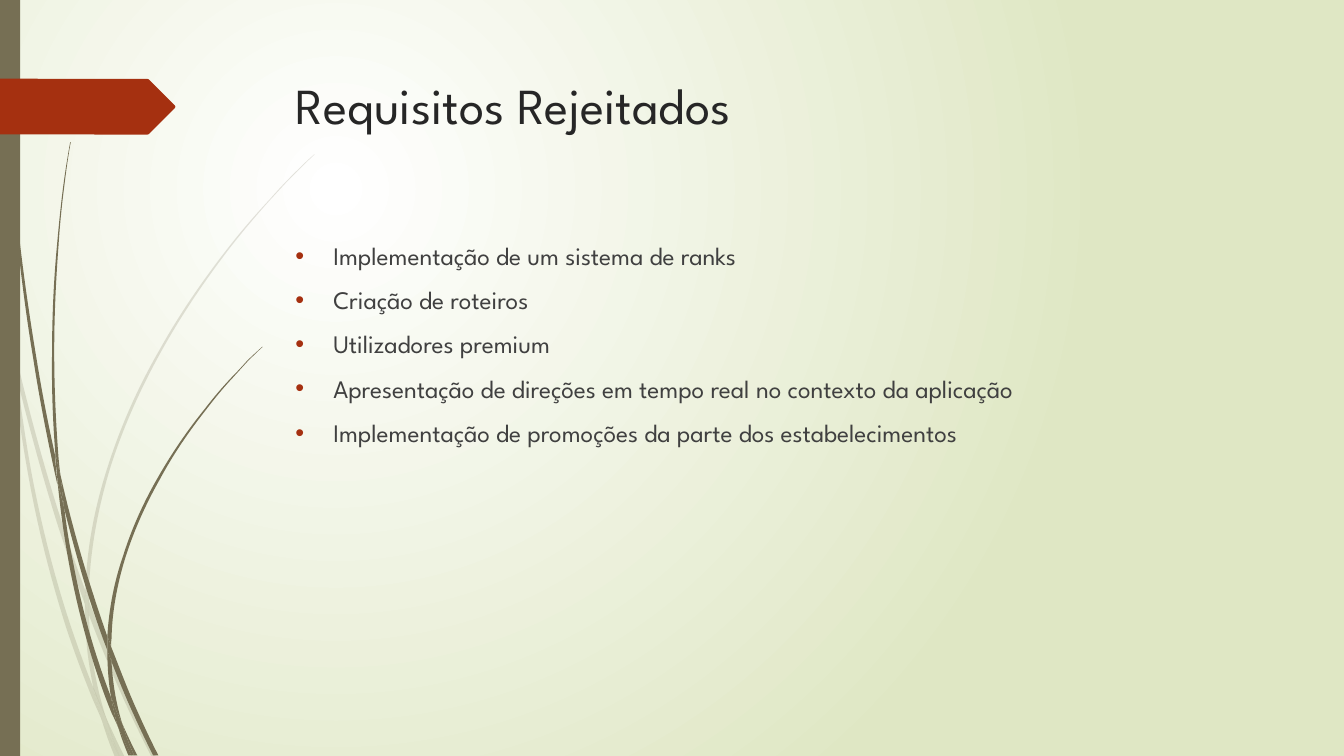
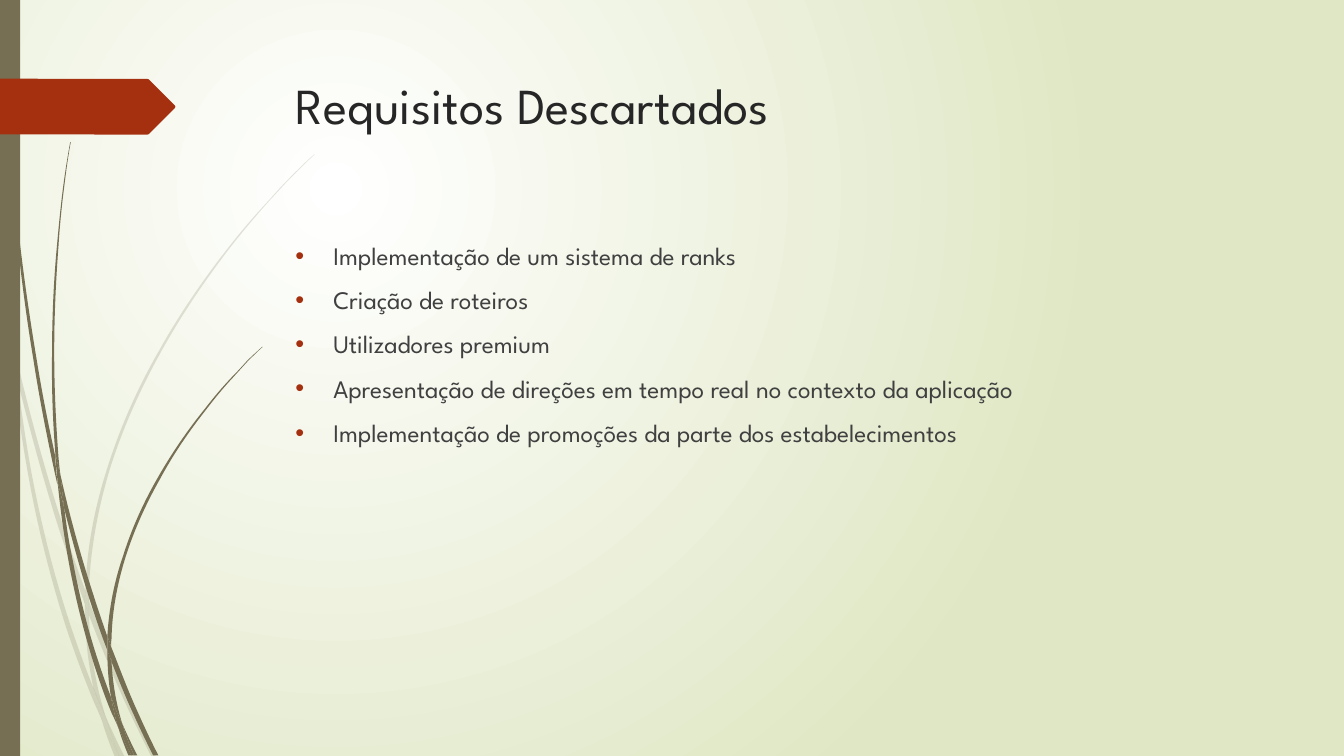
Before and after one commit to ftoldy1415/Projeto-LI4, a slide deck: slide 7 of FunTracker.pptx. Drawn at 1344x756 pixels with LibreOffice and Linux fonts; fonts in the diff are those of the drawing. Boxes give left, top, right and bottom in pixels: in the first picture for what was removed or moved away, otherwise in the second. Text is boxed around its words. In the diff, an @@ line names an element or a change of style, - is before the commit and + after.

```diff
--- a/FunTracker.pptx
+++ b/FunTracker.pptx
@@ title at [296, 89, 769, 135]: text changed @@
-Requisitos Rejeitados
+Requisitos Descartados
```
Also in this commit, not shown: 10 other files.
